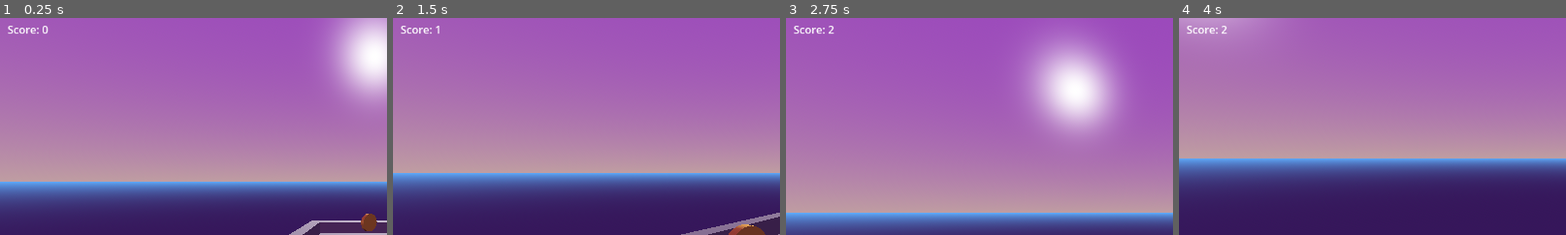
Above: before the commit, frames 1-4 (left to right).
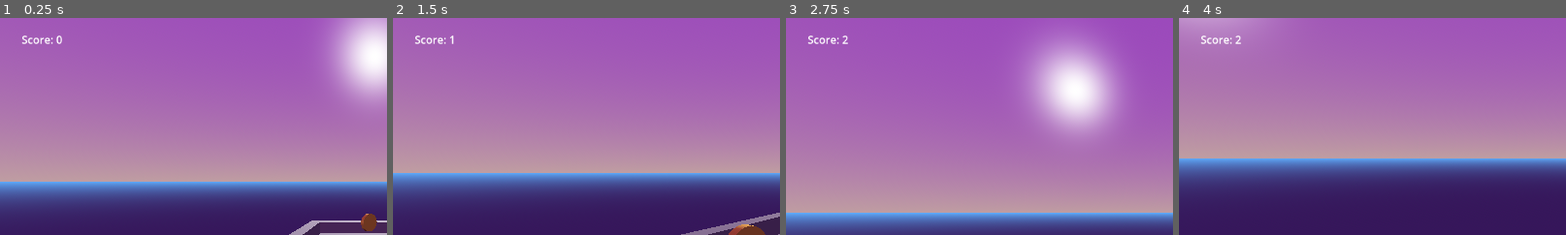
Above: after the commit, the same moments.

Repository: GeraHeeHee/h
Game: Godot game, scene res://main.tscn
The game is run twice, just before and just after one commit, with the same random seed, the same clock (stepped at 60 frames per second) and the same inputs.
Inputs (mouse positions are % of the whole screen's width and height, from its top left):
- Up to frame 1 (0.25 s): no input
- Up to frame 2 (1.5 s): move the mouse to (55, 50) at 0.52 s; hold W (up) from 0.53 s (still down); move the mouse to (45, 50) at 1.27 s
- Up to frame 3 (2.75 s): keep holding W (up); move the mouse to (52, 48) at 2.02 s
- Up to frame 4 (4 s): keep holding W (up); move the mouse to (49, 52) at 2.77 s; move the mouse to (57, 51) at 3.52 s
The pictures show only the part of the screen within x 2-52%, y 4-54%; the shares and areas given below are measured in that part.

The runs differ from the first frame. In frame 1, 0.4% of the frame differs, in the area x 2-17%, y 3-13%; in frame 2, 0.4%; in frame 3, 0.4%; in frame 4, 0.4%.

Commit message:
cambio 6: Elaboración del HUD y recolección de puntos (puntaje)

Diff:
--- a/hud.gd
+++ b/hud.gd
@@ -1,8 +1,8 @@
 extends Node
-@onready var score: Label = $Control/MarginContainer/score
+@onready var label: Label = $Control/MarginContainer/label
 
 func _ready() -> void:
 	pass
 
 func _process(delta: float) -> void:
-	score.text = "Score: " + str(GameManager.getPoint())
+	label.text = "Score: " + str(GameManager.getPoint())
--- a/hud.tscn
+++ b/hud.tscn
@@ -12,19 +12,17 @@
 anchor_bottom = 1.0
 grow_horizontal = 2
 grow_vertical = 2
-size_flags_horizontal = 4
-size_flags_vertical = 4
 
 [node name="MarginContainer" type="MarginContainer" parent="Control"]
-layout_mode = 0
-offset_right = 110.0
-offset_bottom = 81.0
+layout_mode = 1
+offset_right = 164.0
+offset_bottom = 113.0
 theme_override_constants/margin_left = 30
 theme_override_constants/margin_top = 30
 theme_override_constants/margin_right = 30
 theme_override_constants/margin_bottom = 30
 
-[node name="score" type="Label" parent="Control/MarginContainer"]
+[node name="label" type="Label" parent="Control/MarginContainer"]
 layout_mode = 2
 size_flags_horizontal = 4
-text = "Score: 0"
+text = "score: 0"
